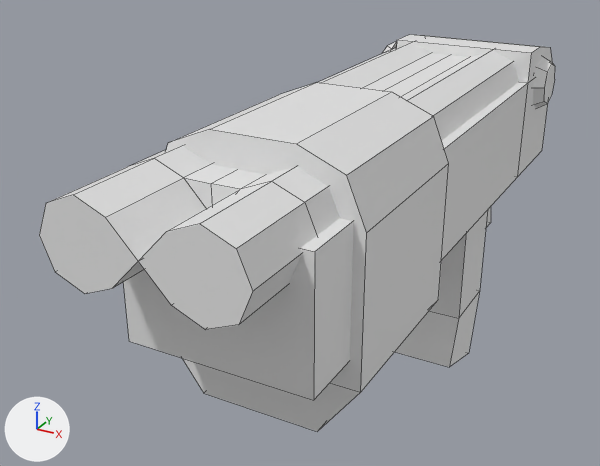
Before and after pictures for a commit that changed the Blender file player/guns/shotgun/shotgun.blend.
One viewpoint serves both versions: a 50 mm lens placed at (-0.086, -1.078, 0.014), pointed at (-0.283, -0.718, -0.166). The lights are fixed; the arrows at lower left show +X, +Y and +Z. The first picture is the older version. Mesh edges are drawn as thin lines.

Before the edit, the objects in view are built like this:
```python
me_cube = bpy.data.meshes.new('Cube')
me_cube.from_pydata(...)  # 28 vertices, 22 faces; spans x -0.035..0.049, y -0.117..0.225, z -0.116..0.025
me_cube_002 = bpy.data.meshes.new('Cube.002')
me_cube_002.from_pydata(...)  # 20 vertices, 14 faces; spans x -0.0407..0.0538, y -0.0875..-0.0009, z -0.0892..0.0328
me_cube_003 = bpy.data.meshes.new('Cube.003')
me_cube_003.from_pydata(...)  # 12 vertices, 10 faces; spans x -0.0282..0.0413, y 0.0659..0.1158, z -0.1543..-0.051
me_cylinder = bpy.data.meshes.new('Cylinder')
me_cylinder.from_pydata(...)  # 30 vertices, 21 faces; spans x 0.0..0.044, y -0.148..0.158, z -0.013..0.024
me_cylinder_001 = bpy.data.meshes.new('Cylinder.001')
me_cylinder_001.from_pydata(...)  # 16 vertices, 9 faces; spans x 0.0475..0.0546, y 0.1647..0.1983, z -0.0154..0.0182
ob_cube = bpy.data.objects.new('Cube', me_cube)
ob_cube.location = (-0.25, -0.7403, -0.1096)
ob_cube_002 = bpy.data.objects.new('Cube.002', me_cube_002)
ob_cube_002.location = (-0.25, -0.7403, -0.1096)
ob_cube_003 = bpy.data.objects.new('Cube.003', me_cube_003)
ob_cube_003.location = (-0.25, -0.7403, -0.1096)
ob_cylinder = bpy.data.objects.new('Cylinder', me_cylinder)
ob_cylinder.location = (-0.25, -0.7403, -0.1096)
_m = ob_cylinder.modifiers.new('Mirror', 'MIRROR')
_m.use_clip = True
ob_cylinder_001 = bpy.data.objects.new('Cylinder.001', me_cylinder_001)
ob_cylinder_001.location = (-0.25, -0.7403, -0.1096)
_m = ob_cylinder_001.modifiers.new('Mirror', 'MIRROR')
```
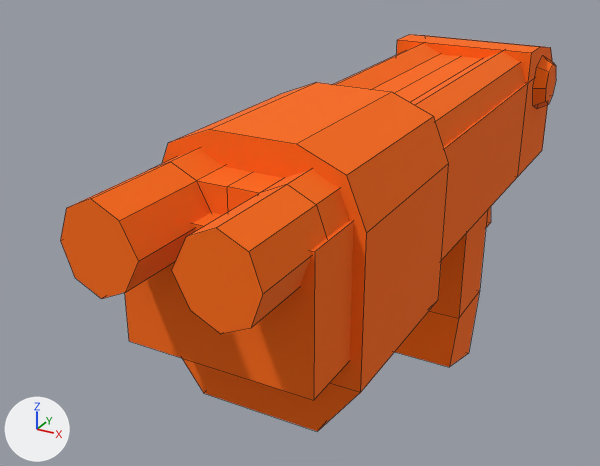
The change, as a list of edits to the scene's bpy script:
```text
Add img_shotgun_png:
    img_shotgun_png = load_image('shotgun.png', 'shotgun.png', 256, 256, 'sRGB')
Add mat_shotgun:
    mat_shotgun = principled_material('shotgun')
    mat_shotgun.texture = img_shotgun_png
    mat_shotgun.roughness = 1.0
Change me_cube:
    where me_cube.from_pydata(...)  # 28 vertices, 22 faces; spans x -0.035..0.049, y -0.117..0.225, z -0.116..0.025
    add me_cube.materials.append(mat_shotgun)  # picture img_shotgun_png
Change me_cylinder:
    used by ob_cylinder; location = (-0.25, -0.7403, -0.1096)
    remove me_cylinder.from_pydata(...)  # 30 vertices, 21 faces; spans x 0.0..0.044, y -0.148..0.158, z -0.013..0.024
    add me_cylinder.from_pydata(...)  # 25 vertices, 15 faces; spans x 0.0..0.041, y -0.148..0.158, z -0.013..0.024
    me_cylinder part 1
    11 vertices are removed from x 0.0..0.044, y -0.148..0.158, z -0.013..0.019
    17 faces are deleted
    4 vertices in x 0.038, y -0.148..0.158, z -0.007..0.019 move by (-0.002, 0.0, 0.0)
    3 vertices in x 0.012, y -0.148..0.158, z -0.007..0.019 move by (0.001, 0.0, 0.0)
    7 vertices move from x 0.025..0.044, y -0.148..0.158, z -0.013..0.024 to x 0.025..0.041, y -0.148..0.158, z -0.013..0.024
    6 vertices are added at (0.036, -0.105, -0.007), (0.013, -0.105, -0.007), (0.013, -0.105, 0.019), (0.041, 0.158, 0.006), (0.007, -0.148, 0.006), (0.007, -0.105, 0.006)
    11 new faces join them
    me_cylinder part 2: 4 faces spanning x 0.0..0.041, y -0.148..0.158, z 0.006..0.024 switch from no material to mat_shotgun (picture img_shotgun_png)
Change me_cube_002:
    where me_cube_002.from_pydata(...)  # 20 vertices, 14 faces; spans x -0.0407..0.0538, y -0.0875..-0.0009, z -0.0892..0.0328
    add me_cube_002.materials.append(mat_shotgun)  # picture img_shotgun_png
Change me_cube_003:
    where me_cube_003.from_pydata(...)  # 12 vertices, 10 faces; spans x -0.0282..0.0413, y 0.0659..0.1158, z -0.1543..-0.051
    add me_cube_003.materials.append(mat_shotgun)  # picture img_shotgun_png
Change me_cylinder_001:
    used by ob_cylinder_001; location = (-0.25, -0.7403, -0.1096)
    remove me_cylinder_001.from_pydata(...)  # 16 vertices, 9 faces; spans x 0.0475..0.0546, y 0.1647..0.1983, z -0.0154..0.0182
    add me_cylinder_001.from_pydata(...)  # 16 vertices, 9 faces; spans x 0.0414..0.0485, y 0.1647..0.1983, z -0.0154..0.0182
    edits to the shape of me_cylinder_001 do not show in these pictures
    add me_cylinder_001.materials.append(mat_shotgun)  # picture img_shotgun_png
Change ob_cylinder:
    ob_cylinder.location: (-0.25, -0.7403, -0.1096) -> (-0.2432, -0.7403, -0.1096)
Change ob_cylinder_001:
    ob_cylinder_001.location: (-0.25, -0.7403, -0.1096) -> (-0.2431, -0.7403, -0.1096)
```

Changed parts and their boxes [x1, y1, x2, y2] in the pictures (600 x 466 px):
'Cylinder', reshaped, moved
    before: [39, 43, 519, 329]
    after: [60, 44, 526, 334]
'Cube.002', recoloured (white to orange)
    both: [166, 82, 449, 431]
'Cube', recoloured (white to brown)
    both: [125, 35, 553, 400]
'Cube.003', recoloured (white to brown)
    both: [395, 211, 487, 367]
'Cylinder.001', recoloured, moved (white to brown)
    before: [382, 41, 555, 108]
    after: [533, 56, 556, 109]
part 1 of me_cylinder, reshaped
    before: [39, 43, 519, 329]
    after: [60, 44, 526, 334]
part 2 of me_cylinder, recoloured
    before: [47, 43, 513, 291]
    after: [72, 44, 521, 294]
